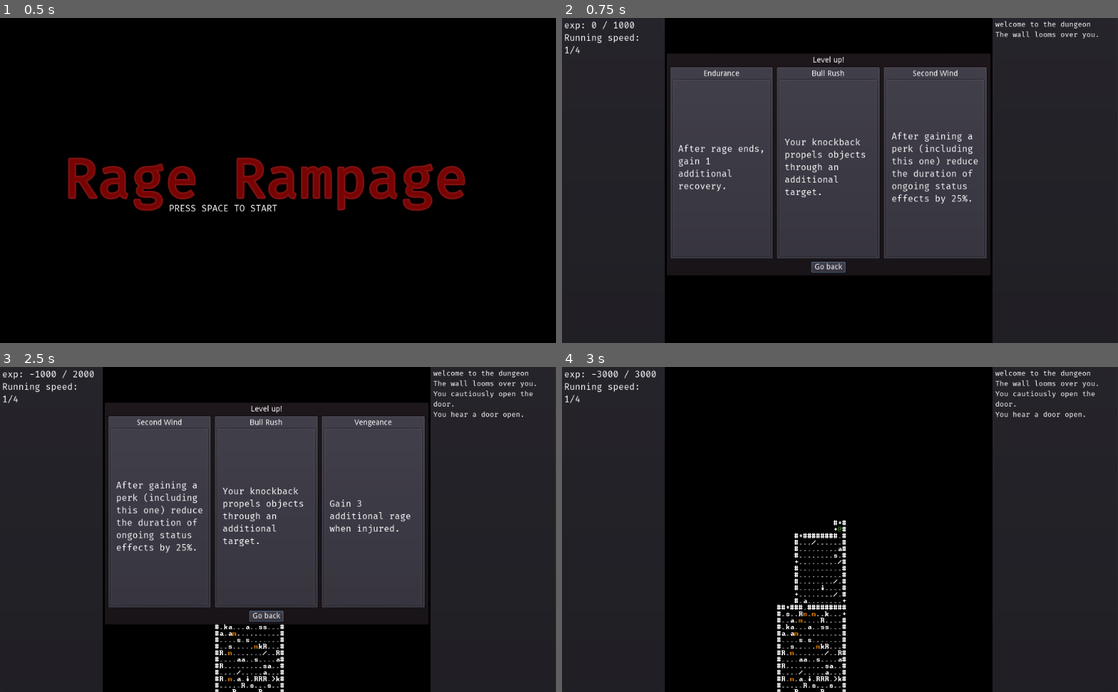
Above: before the commit, frames 1-4 (two rows, left to right).
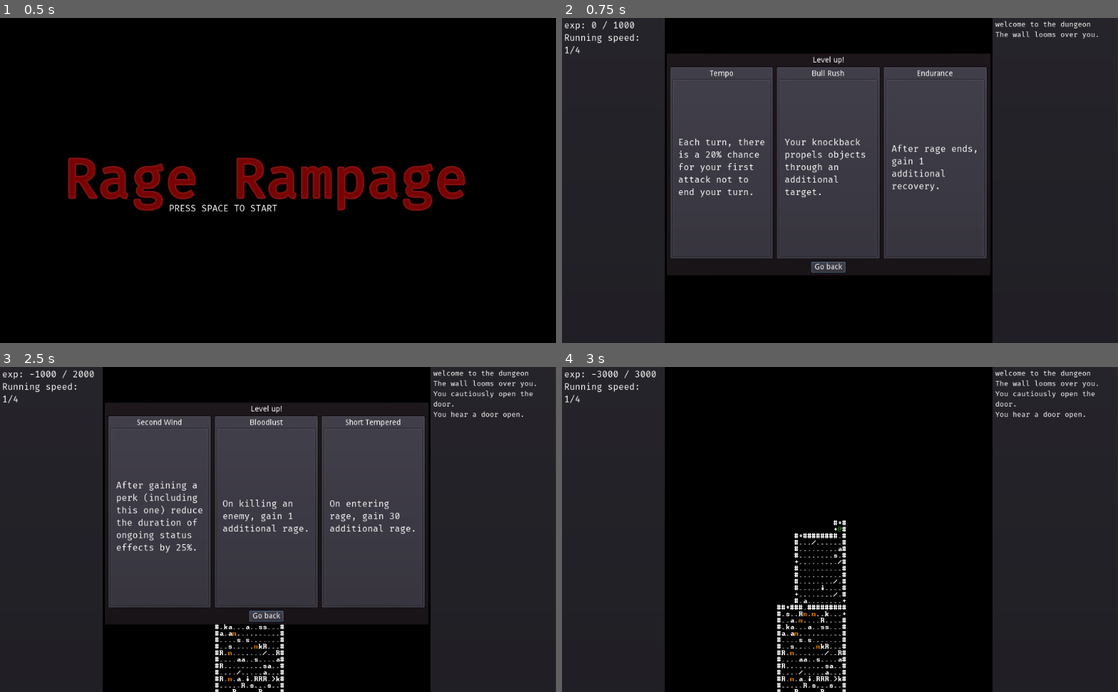
Above: after the commit, the same moments.

Repository: redxaxder/7DRL2022
Game: Godot game, scene res://scenes/root.tscn
Same seed, same stepped clock (60 frames per second), same inputs: the game is played once before the commit and once after it.
Inputs:
- Up to frame 1 (0.5 s): no input
- Up to frame 2 (0.75 s): tap Space (action) at 0.5 s; hold Right (right) from 0.53 s (still down); hold Enter (level_up) from 0.53 s (still down)
- Up to frame 3 (2.5 s): tap . (pass) at 0.8, 2.1 s; release Right (right) at 1.25 s; release Enter (level_up) at 1.25 s; click "After rage ends, gain 1 addit…" at 1.25 s; tap Space (action) at 2 s; hold Down (down) from 2.03 s (still down); tap Enter (level_up) at 2.3 s
- Up to frame 4 (3 s): release Down (down) at 2.75 s; click "After gaining a perk (includi…" at 2.75 s

Frame 1 is identical in both runs. In frame 2, 1.8% of the frame differs, in the area x 20-75%, y 16-58%; in frame 3, 1.0%; in frame 4, nothing differs.

Commit message:
tempo perk

Diff:
--- a/lib/actor.gd
+++ b/lib/actor.gd
@@ -101,7 +101,6 @@
 		anim += knockback_anim_tile
 		travel += 1
 		next = landed + dir
-		print("knock {0} {1}".format([self.label, next]))
 		if terrain.atv(next) == '#':
 			if !self.player:
 				combatLog.say("The {0} collides with the wall.".format([self.label]))
--- a/lib/perk.gd
+++ b/lib/perk.gd
@@ -6,7 +6,7 @@
 var perk_type: int
 var description: String
 
-enum PERK_TYPE{ SHORT_TEMPERED, BLOODLUST, VENGEANCE, ENDURANCE, POWER_ATTACK, SECOND_WIND }
+enum PERK_TYPE{ SHORT_TEMPERED, BLOODLUST, VENGEANCE, ENDURANCE, POWER_ATTACK, SECOND_WIND, TEMPO }
 
 func evolve_perk() -> bool:
 	return false
--- /dev/null
+++ b/lib/perks/tempo.gd
@@ -0,0 +1,21 @@
+extends Perk
+
+var bonus: int
+
+func _init():
+	perk_type = PERK_TYPE.TEMPO
+	config()
+
+func evolve_perk() -> bool:
+	if level >= 1:
+		return false
+	level += 1
+	config()
+	return true
+
+var titles = ["Tempo", "Tempo II"]
+var bonuses = [20,100]
+func config():
+	title = titles[level]
+	bonus = bonuses[level]
+	description = "Each turn, there is a {0}% chance for your first attack not to end your turn.".format([bonus])
--- a/scenes/level_up_modal.gd
+++ b/scenes/level_up_modal.gd
@@ -10,6 +10,7 @@
 	preload("res://lib/perks/bloodlust.gd").new(),
 	preload("res://lib/perks/powerattack.gd").new(),
 	preload("res://lib/perks/secondwind.gd").new(),
+	preload("res://lib/perks/tempo.gd").new(),
 	]
 
 func _ready():
--- a/scenes/run.gd
+++ b/scenes/run.gd
@@ -26,6 +26,10 @@
 const door_scene = preload("res://sprites/door.tscn")
 
 var block_input = 0
+
+# for tempo perk
+var tempo_chance: int = 0
+var did_tempo: bool = false
 
 func _ready():
 	randomize()
@@ -43,6 +47,7 @@
 	pc.connect(constants.PLAYER_STATUS_CHANGED, self, "update_status")
 	level_up_modal.connect("exit_level_up",self,"_on_exit_level_up")
 	level_up_modal.connect("pick_perk",pc,"_on_pick_perk")
+	level_up_modal.connect("pick_perk",self,"_on_pick_perk")
 	pc.connect(constants.PLAYER_LEVEL_UP,self,"_on_level_up")
 	pc.connect(constants.EXIT_LEVEL,director,"_on_exit_level")
 	pc.connect(constants.RAGE_LIGHTING, $camera, "rage_lighting")
@@ -56,6 +61,7 @@
 		return
 	if $Scheduler.player_turn:
 		var acted: bool = false
+		var did_attack: bool = false
 		var dir: int = -1
 		var ppos = pc.get_pos()
 		if event.is_action_pressed("left"):
@@ -74,7 +80,8 @@
 			#if pc.experience >= pc.experience_needed && pc.rage <= 0:
 				do_level_up()
 		if dir >= 0 && !acted:
-			acted = pc.try_attack(dir)
+			did_attack = pc.try_attack(dir)
+			acted = did_attack
 		if dir >= 0 && !acted:
 			acted = pc.try_kick_furniture(dir)
 		if dir >= 0 && !acted:
@@ -98,6 +105,10 @@
 			if not acted:
 				pc.run_speed = 1
 		if acted:
+			if did_attack && (randi()%100 < tempo_chance) && !did_tempo:
+				print("tempo")
+				did_tempo = true
+				return
 			tick += 1
 			pc.tick()
 			pc_dijkstra.update([pc.get_pos()])
@@ -106,6 +117,7 @@
 #			print("ls: {0}".format([locationService.__forward.keys().size()]))
 			update_status()
 			emit_signal(constants.END_PLAYER_TURN)
+			did_tempo = false
 
 func update_status():
 	var status_text = ""
@@ -166,6 +178,13 @@
 	level_up_modal.visible = true
 	level_up_modal.focus()
 
+func _on_pick_perk(p):
+	match p.perk_type:
+		p.PERK_TYPE.TEMPO:
+			tempo_chance += p.bonus
+		_:
+			pass
+
 func _on_exit_level_up():
 	level_up_modal.visible = false
 	set_process_unhandled_input(true)
--- a/sprites/pc.gd
+++ b/sprites/pc.gd
@@ -278,6 +278,8 @@
 			extra_knockback += p.bonus
 		p.PERK_TYPE.SECOND_WIND:
 			second_wind_bonus += p.bonus
+		_:
+			pass
 	var second_wind_recovery = float(second_wind_bonus) / 100.0
 	fatigue = int(fatigue * (1 - second_wind_recovery))
 	for d in debuffs.keys():
